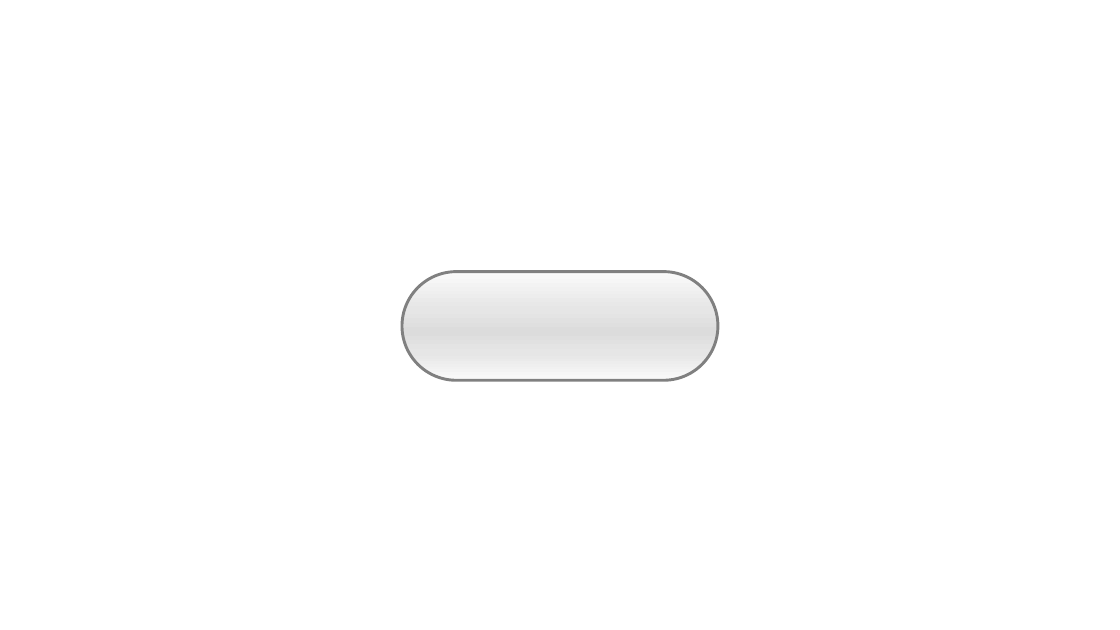
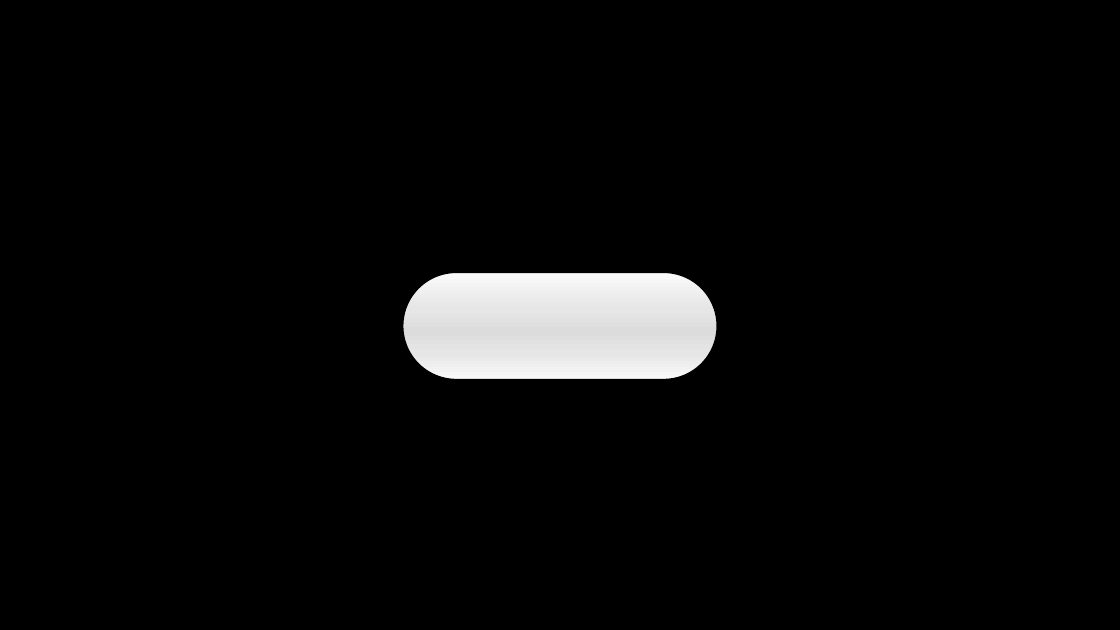
Before and after one commit to YuukiReiya/RhythmGame, a slide deck: slide 1 of resource.pptx. Drawn at 1120x630 pixels with LibreOffice and Linux fonts; fonts in the diff are those of the drawing. Boxes give left, top, right and bottom in pixels: in the first picture for what was removed or moved away, otherwise in the second. Text is boxed around its words. In the diff, an @@ line names an element or a change of style, - is before the commit and + after.

```diff
--- a/resource.pptx
+++ b/resource.pptx
@@ background #FFFFFF to #000000 @@
@@ rounded rectangle at (402,271,718,380): outline #808080 2.5 pt to #000000 2.5 pt @@
```
Also in this commit, not shown: 2 slides added.
